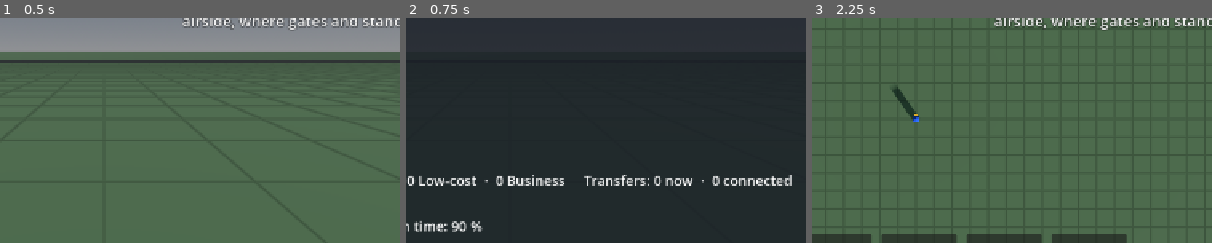
Above: before the commit, frames 1-3 (left to right).
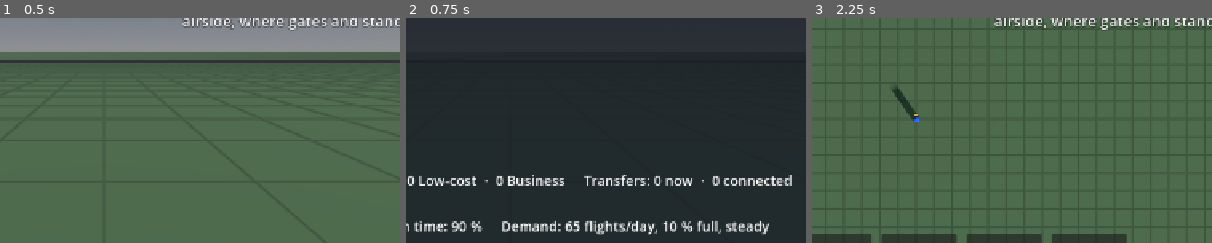
Above: after the commit, the same moments.

Repository: jakobmaier16-pixel/airport-idle
Game: Godot game, scene res://scenes/main/main.tscn
Same seed, same stepped clock (60 frames per second), same inputs: the game is played once before the commit and once after it.
Inputs:
- Up to frame 1 (0.5 s): no input
- Up to frame 2 (0.75 s): click "Stats" at 0.5 s
- Up to frame 3 (2.25 s): click "Airlines" at 1.25 s; click "Build" at 2 s
The pictures show only the part of the screen within x 37-87%, y 28-78%; the shares and areas given below are measured in that part.

Frame 1 is identical in both runs. In frame 2, 2.0% of the frame differs, in the area x 24-91%, y 89-97%; in frame 3, nothing differs.
Error before the commit: Invalid access to property or key 'demand' on a base object of type 'RefCounted (AirportWorld)'. (res://scripts/simulation/timetable.gd:75)

Commit message:
Step 6c: growing demand (Demand), HUD line, docs Co-Authored-By: Claude Opus 5.5 <noreply@anthropic.com> Claude-Session: https://claude.ai/code/session_016JzPUAHYYjxwG9VNuWJ3Jz

Diff:
--- a/scenes/ui/hud.gd
+++ b/scenes/ui/hud.gd
@@ -406,7 +406,8 @@
 	_types_label.text = "In the airport: " + "  ·  ".join(parts) \
 		+ "     Transfers: %d now  ·  %d connected" % [flow.transferring_count(), flow.transferred_count]
 	_satisfaction_label.text = satisfaction_text(flow.satisfaction) \
-		+ "     On time: %d %%" % roundi(Airport.reputation.on_time_rate * 100.0)
+		+ "     On time: %d %%" % roundi(Airport.reputation.on_time_rate * 100.0) \
+		+ "     " + demand_text(Airport.demand, Airport.stars())
 	_progress_label.text = Airport.progression.progress_text(Airport.stars())
 	_bottleneck_label.visible = stats_tab == StatsTab.STATIONS
 	if bottleneck != null:
@@ -514,6 +515,12 @@
 		_add_stats_cell(str(station.longest_queue()), color)
 		_add_stats_cell("–" if wait < 0.0 else "%d s" % roundi(wait), color)
 		_add_stats_cell("%d %%" % roundi(station.busy_share() * 100.0), color)
+
+
+## "Demand: 54 flights/day, 78 % full, rising" (words, not arrows: the font has no arrow glyphs).
+static func demand_text(demand: Demand, stars: float) -> String:
+	var trend := {"up": "rising", "down": "falling", "steady": "steady"}[demand.trend()] as String
+	return "Demand: %d flights/day, %d %% full, %s" % [roundi(demand.flights_per_day()), roundi(Demand.load_factor(stars) * 100.0), trend]
 
 
 ## "Satisfaction: 78 %  ·  Families 82 % …" plus the main complaint (design doc §8.10).
--- a/scripts/autoload/airport_host.gd
+++ b/scripts/autoload/airport_host.gd
@@ -152,6 +152,11 @@
 	set(value):
 		brain.progression = value
 
+var demand: Demand:
+	get:
+		return brain.demand
+	set(value):
+		brain.demand = value
 var reputation: Reputation:
 	get:
 		return brain.reputation
--- a/scripts/simulation/airport_brain.gd
+++ b/scripts/simulation/airport_brain.gd
@@ -69,6 +69,8 @@
 var clock: Clock = Clock.new()
 ## The day's planned flights (tech_architecture.md §6); FlightSchedule turns them into flights.
 var timetable: Timetable = Timetable.new()
+## Market demand for flights; grows with stars and punctuality (scripts/simulation/demand.gd).
+var demand: Demand = Demand.new()
 ## "Getting started" goals (design doc §6.1).
 var goals: Goals = Goals.new()
 ## Airport tiers and lifetime passenger counts (design doc §14.1). Reset, not replaced.
@@ -159,6 +161,7 @@
 ## Advances the whole simulation by one step: passengers, flights and money.
 func step(delta: float) -> void:
 	clock.tick(delta)
+	demand.tick(clock.day(), progression.tier, stars(), reputation.on_time_rate)
 	timetable.tick()
 	passenger_flow.tick(delta)
 	economy.tick(delta, _running_cost_per_minute - _salaries_per_minute, _salaries_per_minute)
@@ -711,6 +714,7 @@
 	goals.hidden = false
 	clock.reset()
 	timetable.clear()
+	demand.reset()
 	land_changed.emit()
 	manager_position = NOBODY_THERE
 	saved_manager = {}
@@ -766,6 +770,7 @@
 		"clock": clock.game_seconds,
 		"clock_elapsed": clock.elapsed,
 		"timetable": timetable.save_state(),
+		"demand": demand.save_state(),
 		"flow": passenger_flow.save_state(),
 		"manager": {"x": manager_position.x, "z": manager_position.z, "yaw": manager_yaw} if manager_position != NOBODY_THERE else {},
 		# As text: JSON keeps numbers as decimals, which can't hold a 64-bit dice state exactly.
@@ -796,6 +801,8 @@
 		push_warning("Saved airport has no clock_elapsed: the clock starts at zero.")
 	clock.load_state(float(data.get("clock_elapsed", 0.0)), float(data.get("clock", Clock.START_HOUR * 3600.0)))
 	timetable.load_state(data.get("timetable", {}))
+	demand.load_state(data.get("demand", {}))
+	demand.last_day = maxi(demand.last_day, 1) if data.has("demand") else clock.day()
 	saved_manager = data.get("manager", {})
 	land_changed.emit()
 	var skipped := 0
--- /dev/null
+++ b/scripts/simulation/demand.gd
@@ -0,0 +1,97 @@
+class_name Demand
+extends RefCounted
+## How many flights the airline market wants at this airport (tech_architecture.md §6, design doc §3).
+## One value, in narrow-body flights per game hour at the average hour; the timetable multiplies
+## it by the hour's rush factor. It is updated once per game day from the star rating and the
+## on-time rate: a well-run airport grows to its cap in about 5 days, a badly run one loses demand
+## slowly (never below the start). The cap depends on tier and stars, never on infrastructure, so
+## demand outgrows capacity and bottlenecks appear. Pure data; the brain owns it.
+
+## The starting value: about 3 flights an hour (more than one gate can turn around).
+const START: float = 3.0
+## The most demand each tier can bring at 5 stars (index = Progression.Tier). Only the regional
+## value is decided; the others are placeholders for the later tiers.
+const TIER_MAX: Array[float] = [6.0, 9.0, 12.0, 16.0]
+## Days from the start to the tier maximum when the airport runs well.
+const DAYS_TO_MAX: float = 5.0
+## Falling is this much slower than growing.
+const FALL_SPEED: float = 0.25
+## Growing needs at least this on-time rate; below FALL_ON_TIME the market loses interest.
+const GROW_ON_TIME: float = 0.7
+const FALL_ON_TIME: float = 0.5
+
+## Narrow-body flights per game hour at the average hour.
+var value: float = START
+## Change at the last daily update (for the trend arrow), and the day it was made.
+var last_change: float = 0.0
+var last_day: int = 1
+
+
+func reset() -> void:
+	value = START
+	last_change = 0.0
+	last_day = 1
+
+
+## What demand the airport could reach right now: the tier's maximum scaled by the star rating
+## (the existing passenger factor: 0.6 at 1 star, 1.4 at 5), never below the start.
+static func cap_for(tier: Progression.Tier, stars: float) -> float:
+	return maxf(START, TIER_MAX[tier] * Reputation.demand_factor(stars) / Reputation.DEMAND_AT_FIVE_STARS)
+
+
+## One daily update.
+func update_day(tier: Progression.Tier, stars: float, on_time_rate: float) -> void:
+	var cap := cap_for(tier, stars)
+	var grow_step := (TIER_MAX[Progression.Tier.REGIONAL] - START) / DAYS_TO_MAX
+	var before := value
+	if on_time_rate < FALL_ON_TIME:
+		value -= grow_step * FALL_SPEED
+	elif value > cap:
+		value -= grow_step * FALL_SPEED
+		value = maxf(value, cap)
+	elif on_time_rate >= GROW_ON_TIME:
+		value = minf(value + grow_step, cap)
+	value = maxf(value, START)
+	last_change = value - before
+
+
+## Catches up to game day `day` (several updates after a jump or a long fast-forward).
+func tick(day: int, tier: Progression.Tier, stars: float, on_time_rate: float) -> void:
+	if day < last_day:
+		last_day = day  # the clock was set back (tests, dev tools)
+	while last_day < day:
+		last_day += 1
+		update_day(tier, stars, on_time_rate)
+
+
+## Narrow-body flights planned per game day (the hourly rush factors add up).
+func flights_per_day() -> float:
+	var total := 0.0
+	for rate in Clock.DEMAND_BY_HOUR:
+		total += rate
+	return value * total
+
+
+## Booked share of the seats (0..1): the star rating fills the planes, as before.
+static func load_factor(stars: float) -> float:
+	var average_booked := (FlightSchedule.BOOKED_MIN + FlightSchedule.BOOKED_MAX) / 2.0
+	return minf(average_booked * Reputation.demand_factor(stars) / FlightSchedule.SEATS, 1.0)
+
+
+## "up", "down" or "steady", from the last daily update.
+func trend() -> String:
+	if last_change > 0.001:
+		return "up"
+	if last_change < -0.001:
+		return "down"
+	return "steady"
+
+
+func save_state() -> Dictionary:
+	return {"value": value, "last_change": last_change, "last_day": last_day}
+
+
+func load_state(data: Dictionary) -> void:
+	value = maxf(float(data.get("value", START)), START)
+	last_change = float(data.get("last_change", 0.0))
+	last_day = int(data.get("last_day", 1))
--- /dev/null
+++ b/tests/cases/test_52_demand.gd
@@ -0,0 +1,101 @@
+extends TestCase
+## Growing demand (tech_architecture.md §6, design doc §3): one value, updated once per game day
+## from stars and punctuality. Days are skipped by moving the clock, so a week costs a few steps.
+
+const START: float = Demand.START
+const CAP: float = 6.0  # the regional maximum at 5 stars
+
+
+# Runs `days` game days with the airport in a fixed condition; returns the demand after each day.
+func _run_days(days: int, stars_bonus: float, on_time: float) -> Array[float]:
+	var values: Array[float] = []
+	for i in days:
+		Airport.reputation.penalty = stars_bonus
+		Airport.reputation.on_time_rate = on_time
+		Airport.clock.game_seconds += 86400.0
+		Airport.step(Airport.SIM_STEP)
+		values.append(Airport.demand.value)
+	return values
+
+
+func test_a_new_airport_starts_at_the_base_demand() -> void:
+	check_eq(Airport.demand.value, START, "starting demand")
+	check(Airport.demand.flights_per_day() > 50.0, "about 70 flights a day: %f" % Airport.demand.flights_per_day())
+
+
+func test_a_good_airport_reaches_the_cap_in_about_five_days() -> void:
+	Airport.step(Airport.SIM_STEP)
+	var values := _run_days(8, -5.0, 1.0)
+	check(Airport.stars() >= 4.99, "five stars")
+	check(values[2] < CAP, "not there after three days: %f" % values[2])
+	check(values[5] >= CAP - 0.001, "there after six days at the latest: %f" % values[5])
+	check(values[0] > START, "it grows from the first day")
+	check(values[7] <= CAP + 0.001, "never above the cap: %f" % values[7])
+	check(Airport.demand.trend() == "steady", "steady once at the cap")
+
+
+func test_the_cap_follows_the_stars_and_the_tier() -> void:
+	Airport.step(Airport.SIM_STEP)
+	var values := _run_days(10, 0.0, 1.0)
+	var cap := Demand.cap_for(Progression.Tier.REGIONAL, Airport.stars())
+	check(cap < CAP, "fewer stars, a lower cap: %f" % cap)
+	check(absf(values[9] - cap) < 0.001, "demand stops at that cap: %f vs %f" % [values[9], cap])
+	check(Demand.cap_for(Progression.Tier.NATIONAL, 5.0) > Demand.cap_for(Progression.Tier.REGIONAL, 5.0), "a higher tier allows more")
+
+
+func test_a_bad_airport_loses_demand_slowly_but_not_below_the_start() -> void:
+	Airport.step(Airport.SIM_STEP)
+	var grown := _run_days(8, -5.0, 1.0)[7]
+	var values := _run_days(40, 5.0, 0.2)
+	var fall := grown - values[0]
+	check(fall > 0.0, "it falls")
+	check(fall < (CAP - START) / Demand.DAYS_TO_MAX * 0.5, "slower than it grew: %f" % fall)
+	check(values[4] > START + 1.0, "still well above the start after five days: %f" % values[4])
+	for value in values:
+		check(value >= START, "never below the start: %f" % value)
+	check_eq(values[39], START, "settles at the start")
+	check(Airport.demand.trend() == "steady", "steady at the start")
+
+
+func test_the_timetable_follows_demand() -> void:
+	Airport.step(Airport.SIM_STEP)
+	Airport.demand.value = START
+	Airport.timetable.clear()
+	Airport.clock.game_seconds = 5.0 * 3600.0
+	Airport.step(Airport.SIM_STEP)
+	var low := Airport.timetable.pending().size()
+	Airport.demand.value = CAP
+	Airport.timetable.clear()
+	Airport.step(Airport.SIM_STEP)
+	var high := Airport.timetable.pending().size()
+	check(high > low * 1.5, "twice the demand, about twice the slots: %d vs %d" % [low, high])
+
+
+func test_demand_is_saved() -> void:
+	Airport.step(Airport.SIM_STEP)
+	_run_days(3, -5.0, 1.0)
+	var before := Airport.demand.value
+	check(before > START, "grown")
+	var brain := AirportWorld.new()
+	brain.load_state(Airport.brain.save_state())
+	check_eq(brain.demand.value, before, "demand survives save and load")
+	check_eq(brain.demand.last_day, Airport.demand.last_day, "and its day")
+	brain.dispose()
+
+
+func test_an_old_save_without_demand_starts_at_the_base_without_catching_up() -> void:
+	Airport.step(Airport.SIM_STEP)
+	Airport.clock.game_seconds += 5.0 * 86400.0
+	var saved := Airport.brain.save_state()
+	saved.erase("demand")
+	var brain := AirportWorld.new()
+	brain.load_state(saved)
+	brain.step(AirportWorld.SIM_STEP)
+	check_eq(brain.demand.value, START, "no days of growth are invented")
+	brain.dispose()
+
+
+func test_the_hud_line_names_demand_and_trend() -> void:
+	var text := Hud.demand_text(Airport.demand, 3.0)
+	check(text.begins_with("Demand: "), "starts with the name: " + text)
+	check(text.contains("flights/day") and text.contains("% full"), "flights and load factor: " + text)
Not shown, added: scripts/simulation/demand.gd.uid
Not shown, added: tests/cases/test_52_demand.gd.uid
Not shown, changed: docs/game_design.md
Not shown, changed: docs/master_plan.md
Not shown, changed: docs/roadmap.md
Not shown, changed: docs/tech_architecture.md
